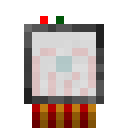
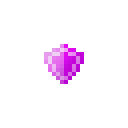
Layered file, before and after one edit (128px x 128px). Changes by layer:
showed group "pers_shield" (1 layers) over [44, 44, 84, 84]
hid "backg" over [24, 16, 104, 128]
